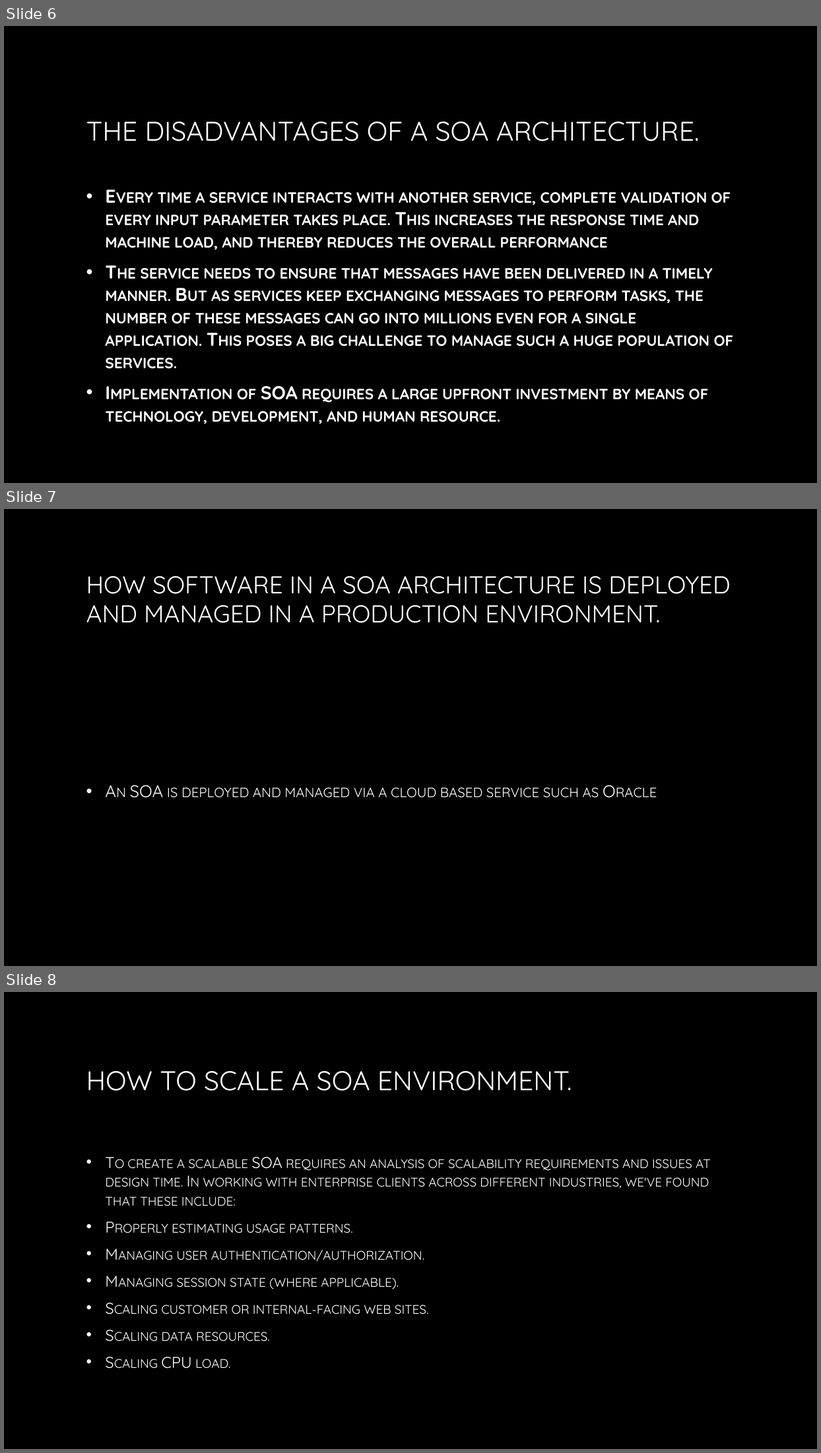
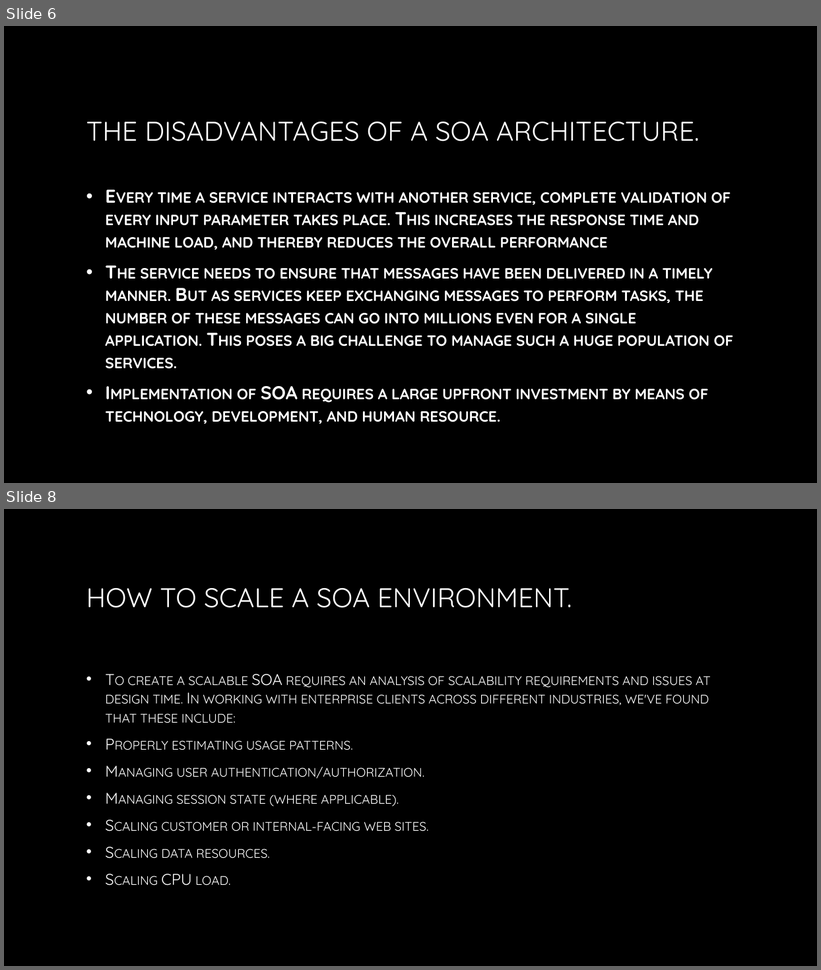
Before and after one commit to wthomason/web-420, a slide deck: week-7/thomason-presentation-7.2.pptx. Shown one above the other, each under a label of ours: slides 6, 7 and 8 before the commit, slides 6 and 8 after it; the slides between them are not shown. The pictures are 821x1453 and 821x970 pixels, drawn with LibreOffice and Linux fonts; fonts in the diff are those of the drawing; background and template pictures are left out. Boxes give left, top, right and bottom in pixels: in the first picture for what was removed or moved away, otherwise in the second. Text is boxed around its words. In the diff, an @@ line names an element or a change of style, - is before the commit and + after.

```diff
--- a/week-7/thomason-presentation-7.2.pptx
+++ b/week-7/thomason-presentation-7.2.pptx
@@ slide 7 removed at <box>4,509,817,966</box>, background picture (left out) @@
@@ title removed at <box>86,576,730,623</box> @@
-HOW SOFTWARE IN A SOA ARCHITECTURE IS DEPLOYED AND MANAGED IN A PRODUCTION ENVIRONMENT.
@@ text removed at <box>130,785,599,798</box> @@
-• An SOA is deployed and managed via a cloud based service such as Oracle
```
Also in this commit, not shown: 1 slide added, 3 other files.
